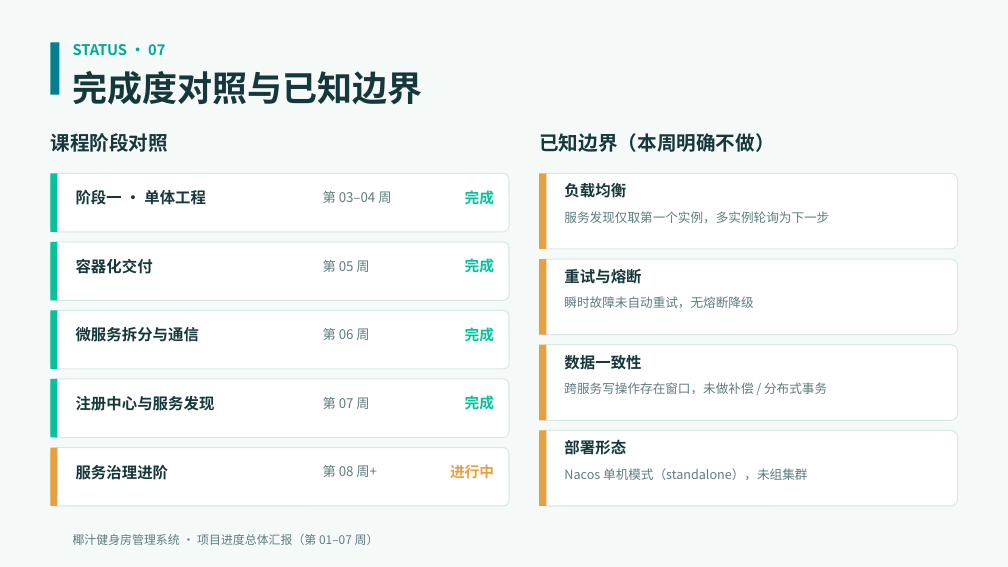
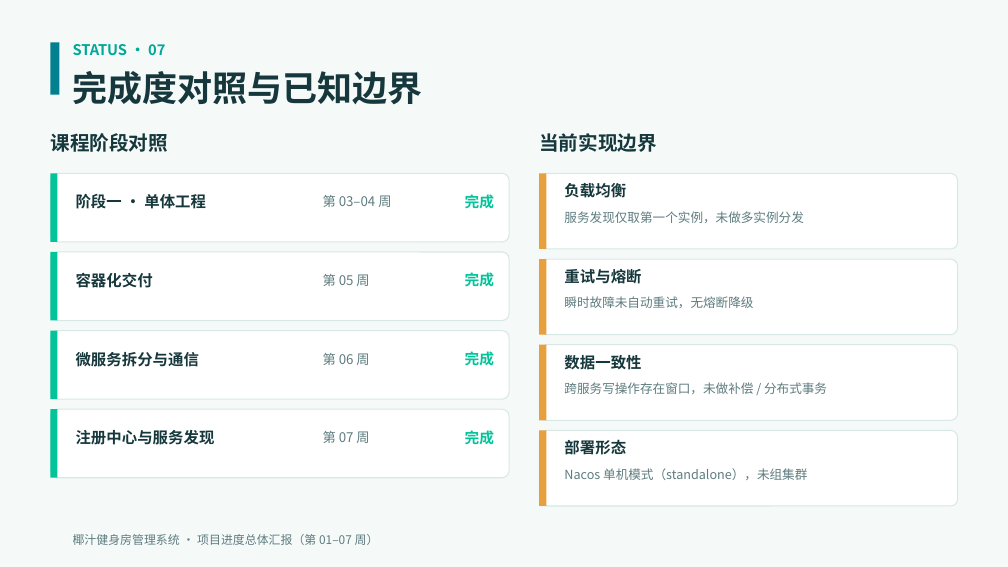
Before and after one commit to lovely7067/Microservices-practice-2412190217, a slide deck: slide 8 of docs/项目进度汇报-第01-07周.pptx. Drawn at 1008x567 pixels with LibreOffice and Linux fonts; fonts in the diff are those of the drawing. Boxes give left, top, right and bottom in pixels: in the first picture for what was removed or moved away, otherwise in the second. Text is boxed around its words. In the diff, an @@ line names an element or a change of style, - is before the commit and + after.

Commit message:
docs: PPT 移除第08周规划与下一步计划等未发生内容，仅保留已完成事实

```diff
--- a/docs/项目进度汇报-第01-07周.pptx
+++ b/docs/项目进度汇报-第01-07周.pptx
@@ text at [539,133,657,152]: text changed @@
-已知边界（本周明确不做）
+当前实现边界
@@ rounded rectangle: place and size @@
-rounded rectangle at [50,173,509,232]
+rounded rectangle at [50,173,509,242]
@@ rectangle: place and size @@
-rectangle at [50,173,57,232]
+rectangle at [50,173,57,242]
@@ 3 texts: place and size @@
-3 texts at [76,188,494,207]
+3 texts at [76,192,494,211]
@@ text at [564,211,803,223]: text changed @@
-服务发现仅取第一个实例，多实例轮询为下一步
+服务发现仅取第一个实例，未做多实例分发
@@ rounded rectangle: place and size @@
-rounded rectangle at [50,242,509,300]
+rounded rectangle at [50,252,509,321]
@@ rectangle: place and size @@
-rectangle at [50,242,57,300]
+rectangle at [50,252,57,321]
@@ 3 texts: place and size @@
-3 texts at [76,257,494,276]
+3 texts at [76,271,494,290]
@@ rounded rectangle: place and size @@
-rounded rectangle at [50,310,509,369]
+rounded rectangle at [50,331,509,399]
@@ rectangle: place and size @@
-rectangle at [50,310,57,369]
+rectangle at [50,331,57,399]
@@ 3 texts: place and size @@
-3 texts at [76,325,494,344]
+3 texts at [76,349,494,368]
@@ rounded rectangle removed at [50,379,509,437] @@
@@ rounded rectangle: place and size @@
-rounded rectangle at [50,448,509,506]
+rounded rectangle at [50,409,509,478]
@@ rectangle: place and size @@
-rectangle at [50,379,57,437]
+rectangle at [50,409,57,478]
@@ rectangle removed at [50,448,57,506] @@
@@ 3 texts: place and size @@
-3 texts at [76,394,494,413]
+3 texts at [76,428,494,447]
@@ text removed at [76,465,169,480] @@
-服务治理进阶
@@ text removed at [323,465,377,477] @@
-第 08 周+
@@ text removed at [450,464,494,479] @@
-进行中
```
Also in this commit, not shown: 2 other slides changed.
